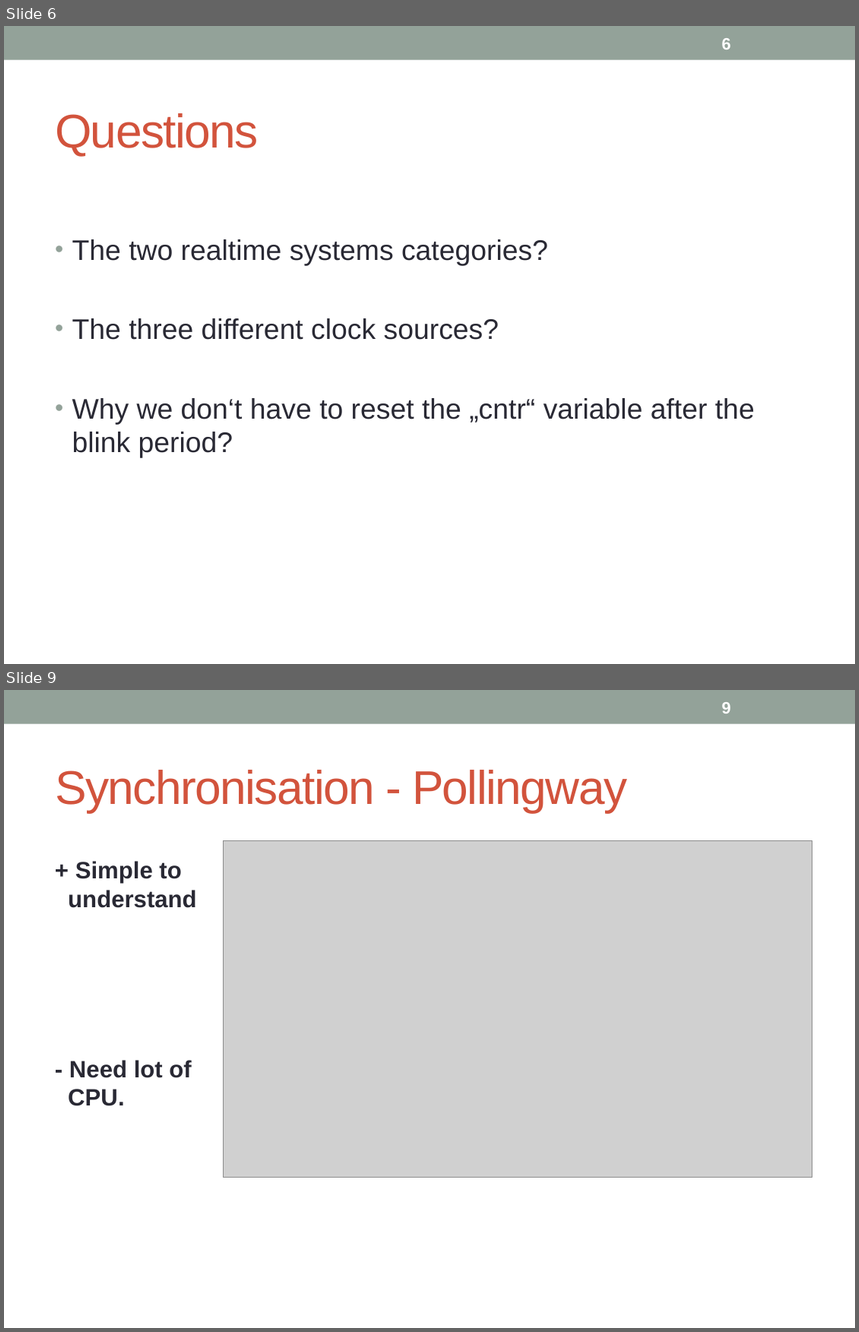
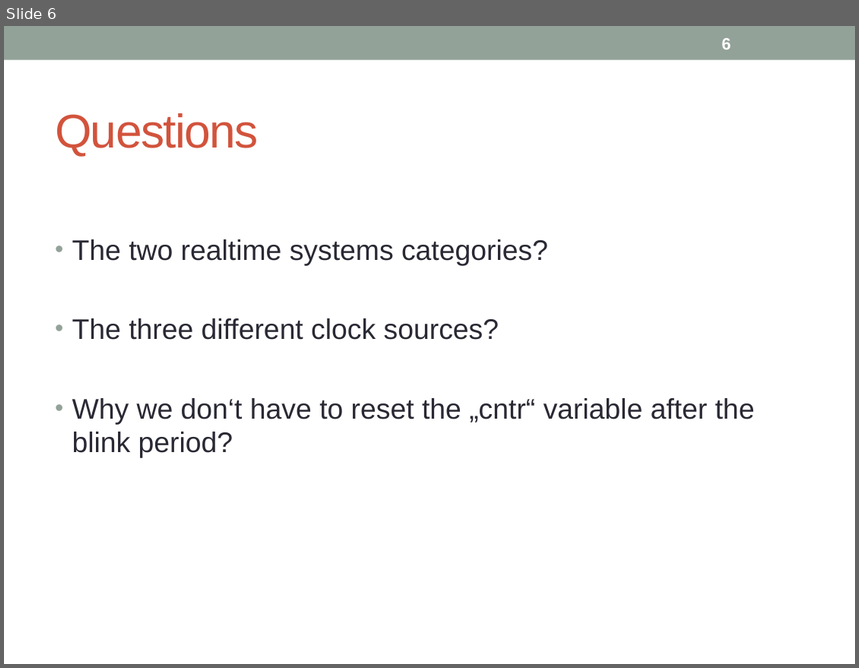
Before and after one commit to FlorianOechslin/Dicke-Controller-Kartoffelsalat, a slide deck: SW04_Monday.pptx. Shown one above the other, each under a label of ours: slides 6 and 9 before the commit, slide 6 after it; the slides between them are not shown. The pictures are 859x1332 and 859x668 pixels, drawn with LibreOffice and Linux fonts; fonts in the diff are those of the drawing; grey boxes stand for pictures. Boxes give left, top, right and bottom in pixels: in the first picture for what was removed or moved away, otherwise in the second. Text is boxed around its words. In the diff, an @@ line names an element or a change of style, - is before the commit and + after.

```diff
--- a/SW04_Monday.pptx
+++ b/SW04_Monday.pptx
@@ slide 9 removed at <box>4,690,855,1328</box>, background #FFFFFF; not listed: 1 template element that a slide beside it also shows @@
@@ page number removed at <box>722,702,731,714</box> @@
-9
@@ title removed at <box>55,770,627,813</box> @@
-Synchronisation - Pollingway
@@ picture removed at <box>224,840,813,1178</box> @@
@@ text removed at <box>68,861,196,1106</box> @@
-+ Simple to
-understand
-- Need lot of
-CPU.
```
Also in this commit, not shown: 3 slides changed, 4 slides added, 1 other slide removed.
